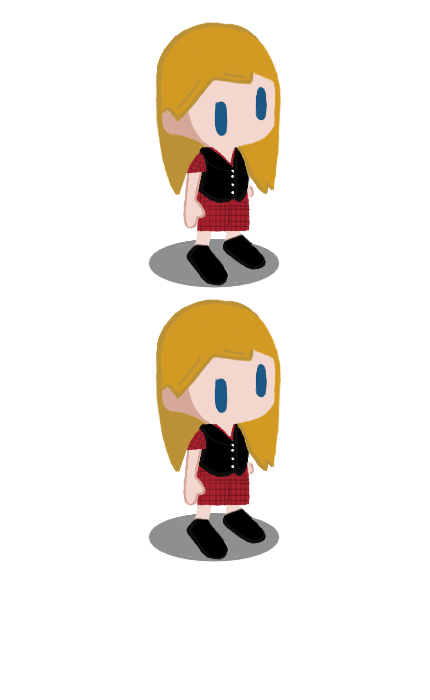
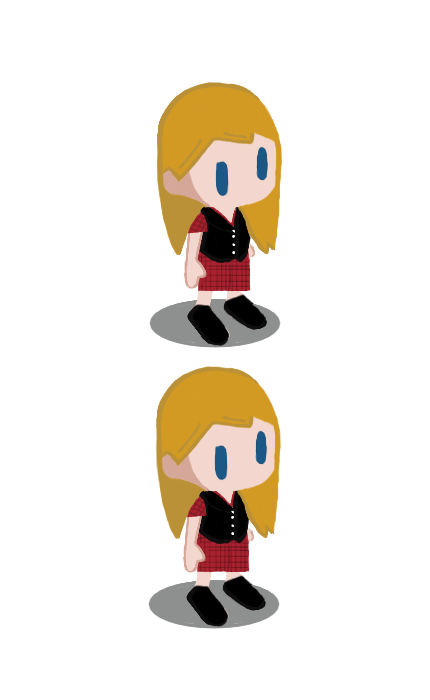
Layer changes from the first 430x700 image to the second:
painted on "Layer 2" over [148, 299, 281, 629]
painted on "Layer 1" over [148, 22, 282, 348]
